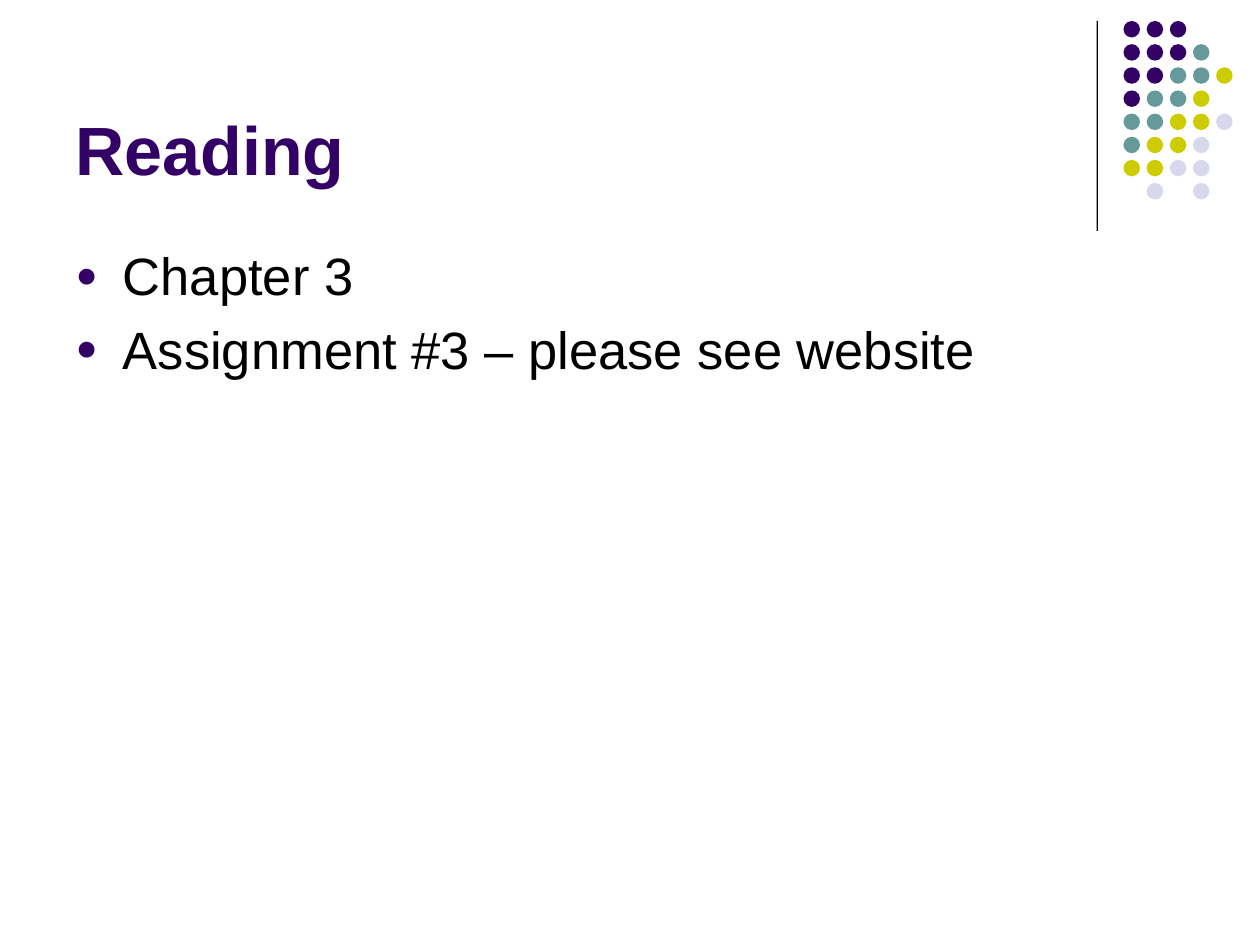
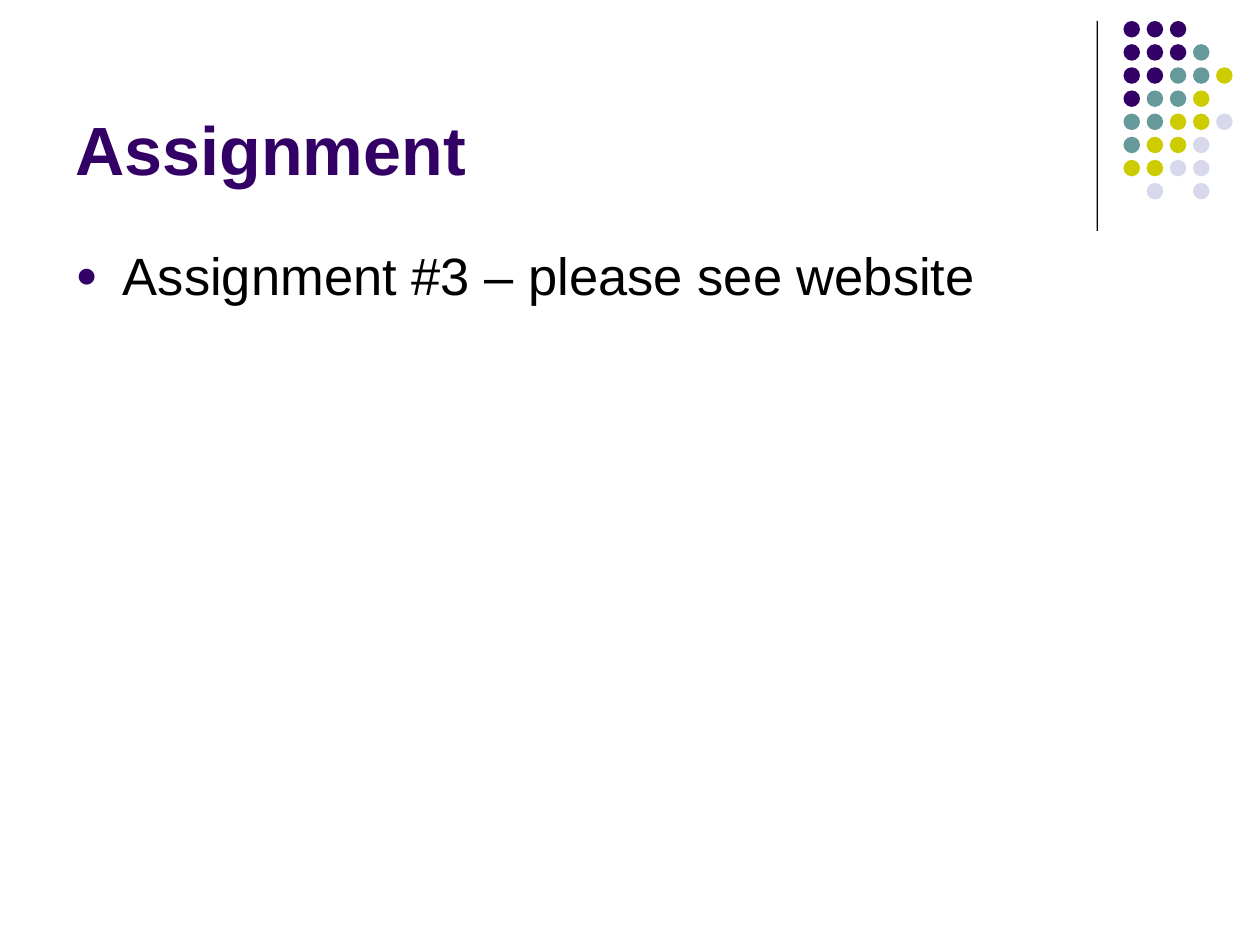
Before and after one commit to lutzhamel/CSC402, a slide deck: slide 16 of notes/csc402-ln004.pptx (slide 35 before the commit). Drawn at 1260x945 pixels with LibreOffice and Linux fonts; fonts in the diff are those of the drawing. Boxes give left, top, right and bottom in pixels: in the first picture for what was removed or moved away, otherwise in the second. Text is boxed around its words. In the diff, an @@ line names an element or a change of style, - is before the commit and + after.

```diff
--- a/notes/csc402-ln004.pptx
+++ b/notes/csc402-ln004.pptx
@@ title at [76, 125, 466, 188]: text changed @@
-Reading
+Assignment
@@ text at [123, 257, 353, 306]: paragraph removed @@
-● Chapter 3
```
Also in this commit, not shown: 2 other slides changed, 12 slides added, 31 slides removed, 2 other files.
